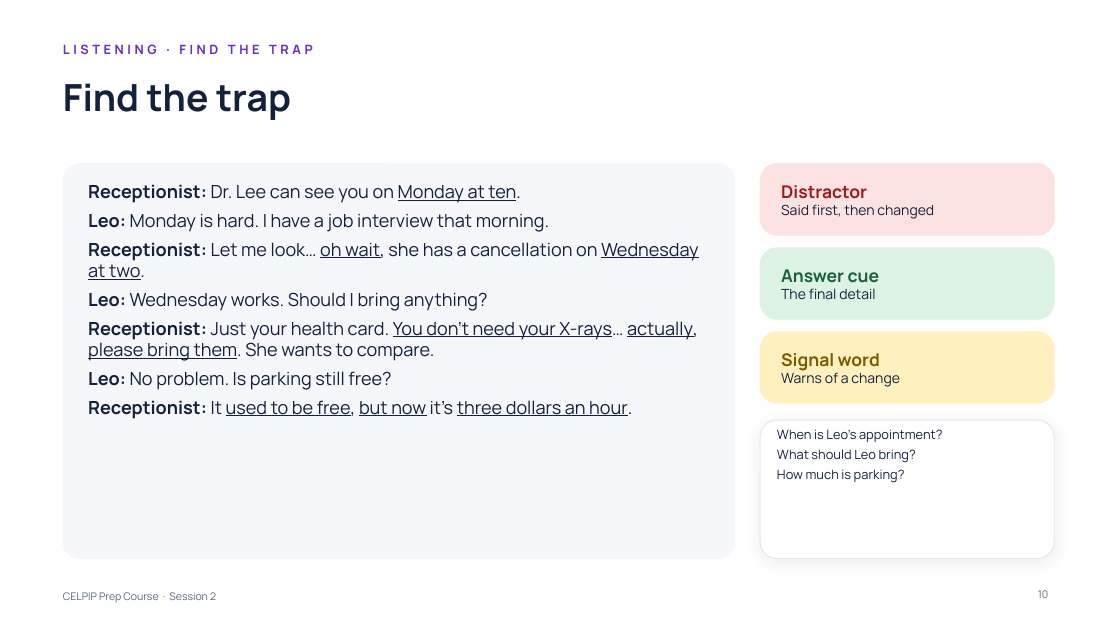
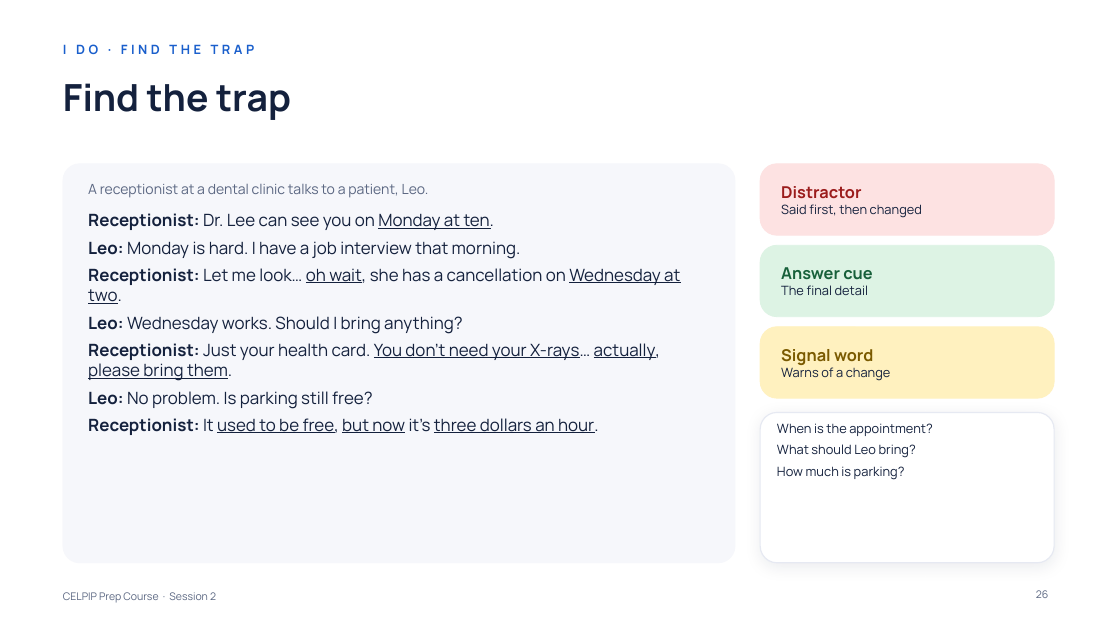
Before and after one commit to learnovateqa/The_English_Academy_CELPIP, a slide deck: slide 26 of decks/session-02.pptx (slide 10 before the commit). Drawn at 1120x630 pixels with LibreOffice and Linux fonts; fonts in the diff are those of the drawing. Boxes give left, top, right and bottom in pixels: in the first picture for what was removed or moved away, otherwise in the second. Text is boxed around its words. In the diff, an @@ line names an element or a change of style, - is before the commit and + after.

```diff
--- a/decks/session-02.pptx
+++ b/decks/session-02.pptx
@@ text at bbox=[63, 44, 255, 54]: text changed; text colour #6A2BC4 to #1A5FCC @@
-LISTENING · FIND THE TRAP
+I DO · FIND THE TRAP
@@ rounded rectangle: place and size @@
-rounded rectangle at bbox=[63, 164, 735, 559]
+rounded rectangle at bbox=[63, 164, 735, 563]
@@ rounded rectangle at bbox=[63, 164, 735, 563]: proportions changed @@
@@ text "Distractor" at bbox=[781, 186, 922, 218]: size 15 to 14 pt in "Distractor"; size 12 to 11 pt in "Said first, then changed" @@
@@ text added at bbox=[88, 184, 429, 198], 12 pt, text #5B6782 @@
+A receptionist at a dental clinic talks to a patient, Leo.
@@ text at bbox=[88, 213, 680, 435]: size 15.5 to 14.5 pt in "Receptionist: Dr. Lee can see you on ...", "Leo: Monday is hard. I have a ...", "Receptionist: Let me look… oh wait, she ...", "Leo: Wednesday works. Should I bring anything?" and 2 more places @@
@@ text "Receptionist: Dr. Lee can see ...": place and size @@
-text "Receptionist: Dr. Lee can see ..." at bbox=[88, 184, 699, 419]
+text "Receptionist: Dr. Lee can see ..." at bbox=[88, 213, 680, 435]
@@ text "Answer cue" at bbox=[781, 267, 872, 295]: size 15 to 14 pt in "Answer cue"; size 12 to 11 pt in "The final detail" @@
@@ rounded rectangle: place and size @@
-rounded rectangle at bbox=[760, 332, 1054, 403]
+rounded rectangle at bbox=[760, 327, 1054, 398]
@@ text "Signal word" at bbox=[781, 349, 891, 381]: size 15 to 14 pt in "Signal word"; size 12 to 11 pt in "Warns of a change" @@
@@ text at bbox=[88, 343, 660, 381]: text changed; size 15.5 to 14.5 pt @@
-Receptionist: Just your health card. You don’t need your X-rays… actually, please bring them. She wants to compare.
+Receptionist: Just your health card. You don’t need your X-rays… actually, please bring them.
@@ rounded rectangle at bbox=[760, 413, 1054, 563]: proportions changed @@
@@ rounded rectangle: place and size @@
-rounded rectangle at bbox=[760, 420, 1054, 559]
+rounded rectangle at bbox=[760, 413, 1054, 563]
@@ text at bbox=[777, 423, 932, 436]: text changed @@
-When is Leo’s appointment?
+When is the appointment?
@@ text at bbox=[777, 444, 916, 480]: more space between paragraphs @@
@@ page number at bbox=[1036, 590, 1048, 598]: text changed @@
-10
+26
```
Also in this commit, not shown: 10 other slides changed, 21 slides added, 2 slides removed, 15 other files.
